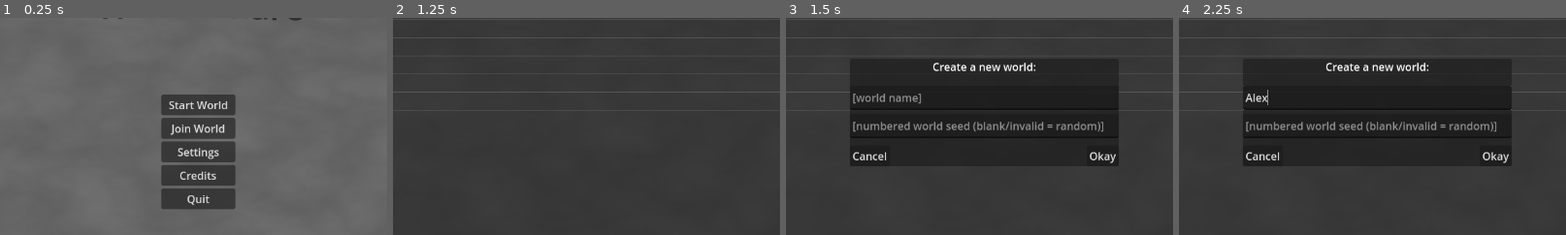
Above: before the commit, frames 1-4 (left to right).
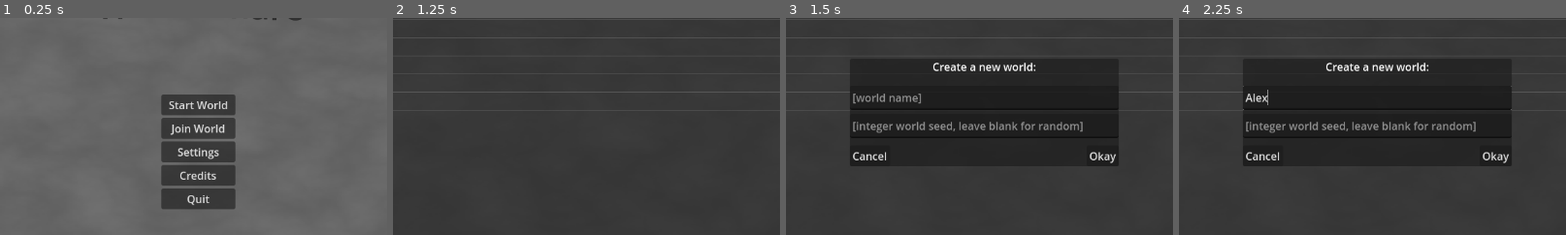
Above: after the commit, the same moments.

Repository: pixerhp/Hatchetflair
Game: Godot game, scene res://scenes/main_menu.tscn
Two runs of this game, one before a commit and one after it. Both use one fixed random seed, a clock stepped at 60 frames per second and the inputs below.
Inputs (mouse positions are % of the whole screen's width and height, from its top left):
- Up to frame 1 (0.25 s): no input
- Up to frame 2 (1.25 s): click "Start World" at 0.5 s
- Up to frame 3 (1.5 s): click "New World" at 1.25 s
- Up to frame 4 (2.25 s): click (50, 44) at 2.02 s; type "Alex" at 2.1 s
The pictures show only the part of the screen within x 24-74%, y 25-75%; the shares and areas given below are measured in that part.

Frames 1-2 are identical in both runs. In frame 3, 1.3% of the frame differs, in the area x 18-82%, y 47-54%; in frame 4, 1.3%.

Commit message:
General Progress
(I still need to do more stuff with the seed input in the worlds menu script.)

Diff:
--- a/project.godot
+++ b/project.godot
@@ -21,9 +21,14 @@
 
 [input]
 
-"Fullscreen Toggle"={
+"Toggle Fullscreen"={
 "deadzone": 0.5,
 "events": [Object(InputEventKey,"resource_local_to_scene":false,"resource_name":"","device":-1,"window_id":0,"alt_press …(182 unchanged characters)…
+]
+}
+Screenshot={
+"deadzone": 0.5,
+"events": [Object(InputEventKey,"resource_local_to_scene":false,"resource_name":"","device":-1,"window_id":0,"alt_pressed":false,"shift_pressed":false,"ctrl_pressed":false,"meta_pressed":false,"pressed":false,"keycode":0,"physical_keycode":4194343,"key_label":0,"unicode":0,"echo":false,"script":null)
 ]
 }
 
--- a/scenes/main_menu.tscn
+++ b/scenes/main_menu.tscn
@@ -234,7 +234,7 @@
 grow_vertical = 2
 placeholder_text = "[world name]"
 
-[node name="SeedInput" type="TextEdit" parent="Menus/WorldsScreen/NewWorldPopup"]
+[node name="WorldSeedInput" type="TextEdit" parent="Menus/WorldsScreen/NewWorldPopup"]
 layout_mode = 1
 anchors_preset = 14
 anchor_top = 0.5
@@ -244,7 +244,7 @@
 offset_bottom = 38.0
 grow_horizontal = 2
 grow_vertical = 2
-placeholder_text = "[numbered world seed (blank/invalid = random)]"
+placeholder_text = "[integer world seed, leave blank for random]"
 
 [node name="Okay" type="Button" parent="Menus/WorldsScreen/NewWorldPopup"]
 layout_mode = 1
@@ -306,7 +306,7 @@
 grow_vertical = 2
 placeholder_text = "[new world name]"
 
-[node name="SeedInput" type="TextEdit" parent="Menus/WorldsScreen/EditWorldPopup"]
+[node name="WorldSeedInput" type="TextEdit" parent="Menus/WorldsScreen/EditWorldPopup"]
 layout_mode = 1
 anchors_preset = 14
 anchor_top = 0.5
@@ -433,9 +433,6 @@
 custom_minimum_size = Vector2(500, 100)
 layout_mode = 2
 size_flags_vertical = 3
-item_count = 2
-item_0/text = "server a"
-item_1/text = "server b"
 
 [node name="ServerButtons" type="HBoxContainer" parent="Menus/JoinScreen/JoinScreenUI"]
 layout_mode = 2
@@ -459,7 +456,7 @@
 disabled = true
 text = "Join World"
 
-[node name="NewServerPopup" type="Panel" parent="Menus/JoinScreen"]
+[node name="AddServerPopup" type="Panel" parent="Menus/JoinScreen"]
 visible = false
 layout_mode = 1
 anchors_preset = 8
@@ -474,7 +471,7 @@
 grow_horizontal = 2
 grow_vertical = 2
 
-[node name="PopupTitleText" type="RichTextLabel" parent="Menus/JoinScreen/NewServerPopup"]
+[node name="PopupTitleText" type="RichTextLabel" parent="Menus/JoinScreen/AddServerPopup"]
 layout_mode = 1
 anchors_preset = 10
 anchor_right = 1.0
@@ -484,7 +481,7 @@
 text = "[center]New server:[/center]"
 fit_content = true
 
-[node name="ServerIPInput" type="TextEdit" parent="Menus/JoinScreen/NewServerPopup"]
+[node name="ServerIPInput" type="TextEdit" parent="Menus/JoinScreen/AddServerPopup"]
 layout_mode = 1
 anchors_preset = 14
 anchor_top = 0.5
@@ -496,7 +493,7 @@
 grow_vertical = 2
 placeholder_text = "[server ipv4 or ipv6 address]"
 
-[node name="ServerNicknameInput" type="TextEdit" parent="Menus/JoinScreen/NewServerPopup"]
+[node name="ServerNicknameInput" type="TextEdit" parent="Menus/JoinScreen/AddServerPopup"]
 layout_mode = 1
 anchors_preset = 14
 anchor_top = 0.5
@@ -508,7 +505,7 @@
 grow_vertical = 2
 placeholder_text = "[personal nickname for this server]"
 
-[node name="Okay" type="Button" parent="Menus/JoinScreen/NewServerPopup"]
+[node name="Okay" type="Button" parent="Menus/JoinScreen/AddServerPopup"]
 layout_mode = 1
 anchors_preset = 3
 anchor_left = 1.0
@@ -521,7 +518,7 @@
 grow_vertical = 0
 text = "Okay"
 
-[node name="Cancel" type="Button" parent="Menus/JoinScreen/NewServerPopup"]
+[node name="Cancel" type="Button" parent="Menus/JoinScreen/AddServerPopup"]
 layout_mode = 1
 anchors_preset = 2
 anchor_top = 1.0
@@ -837,6 +834,7 @@
 [connection signal="item_activated" from="Menus/WorldsScreen/WorldsScreenUI/SavedWorldsList" to="Menus/WorldsScreen" method="start_world"]
 [connection signal="item_selected" from="Menus/WorldsScreen/WorldsScreenUI/SavedWorldsList" to="Menus/WorldsScreen" method="_on_worlds_list_item_selected" unbinds=1]
 [connection signal="toggled" from="Menus/WorldsScreen/WorldsScreenUI/Toggles/AllowJoining" to="Menus/WorldsScreen" method="toggle_disabling_the_host_without_playing_toggle"]
+[connection signal="pressed" from="Menus/WorldsScreen/WorldsScreenUI/WorldButtons/NewWorld" to="Menus/WorldsScreen" method="open_new_world_popup"]
 [connection signal="pressed" from="Menus/WorldsScreen/WorldsScreenUI/WorldButtons/DeleteWorld" to="Menus/WorldsScreen" method="open_delete_world_popup"]
 [connection signal="pressed" from="Menus/WorldsScreen/WorldsScreenUI/WorldButtons/EditWorld" to="Menus/WorldsScreen" method="open_edit_world_popup"]
 [connection signal="pressed" from="Menus/WorldsScreen/WorldsScreenUI/WorldButtons/DuplicateWorld" to="Menus/WorldsScreen" method="_on_duplicate_world_pressed"]
@@ -844,6 +842,7 @@
 [connection signal="pressed" from="Menus/JoinScreen/JoinScreenUI/BackButton/Back" to="." method="open_menu" binds= ["TitleScreen"]]
 [connection signal="item_activated" from="Menus/JoinScreen/JoinScreenUI/SavedServersList" to="Menus/JoinScreen" method="join_server"]
 [connection signal="item_selected" from="Menus/JoinScreen/JoinScreenUI/SavedServersList" to="Menus/JoinScreen" method="_on_servers_list_item_selected" unbinds=1]
+[connection signal="pressed" from="Menus/JoinScreen/JoinScreenUI/ServerButtons/AddServer" to="Menus/JoinScreen" method="open_add_server_popup"]
 [connection signal="pressed" from="Menus/JoinScreen/JoinScreenUI/ServerButtons/JoinServer" to="Menus/JoinScreen" method="_on_join_button_pressed"]
 [connection signal="pressed" from="Menus/SettingsScreen/SettingsButtons/Back" to="." method="open_menu" binds= ["TitleScreen"]]
 [connection signal="pressed" from="Menus/CreditsScreen/Back" to="." method="open_menu" binds= ["TitleScreen"]]
--- a/scripts/menu_join.gd
+++ b/scripts/menu_join.gd
@@ -7,7 +7,14 @@
 
 # Called when the node enters the scene tree for the first time.
 func _ready():
-	pass # Replace with function body.
+	# Connect popups and their buttons to functions.
+	var add_server_popup = get_node("AddServerPopup")
+	add_server_popup.get_node("Okay").pressed.connect(self.confirm_add_server)
+	add_server_popup.get_node("Cancel").pressed.connect(add_server_popup.hide)
+
+	disable_server_selected_requiring_buttons()
+	hide_all_servers_menu_popups()
+	update_servers_list_text()
 
 
 # Attempts to join the selected server.
@@ -29,7 +36,7 @@
 	add_server_popup.get_node("ServerNicknameInput").clear()
 	add_server_popup.show()
 
-func confirm_new_server():
+func confirm_add_server():
 	var add_server_popup = get_node("AddServerPopup")
 	servers_ips.append(add_server_popup.get_node("ServerIPInput").text)
 	servers_nicknames.append(add_server_popup.get_node("ServerNicknameInput").text)
@@ -40,8 +47,8 @@
 # Update the text of the visible servers-list for the player.
 func update_servers_list_text():
 	servers_list_text.clear()
-	for server_name in servers_nicknames:
-		servers_list_text.add_item(server_name)
+	for nickname in servers_nicknames:
+		servers_list_text.add_item(nickname)
 
 
 func _on_servers_list_item_selected():
@@ -54,7 +61,7 @@
 	join_server_button.disabled = false
 
 func hide_all_servers_menu_popups():
-	get_node("NewServerPopup").hide()
+	get_node("AddServerPopup").hide()
 	get_node("EditServerPopup").hide()
 	get_node("RemoveServerPopup").hide()
 
--- a/scripts/menu_worlds.gd
+++ b/scripts/menu_worlds.gd
@@ -1,14 +1,13 @@
 extends Control
 
 @onready var worlds_list_text = get_node("WorldsScreenUI/SavedWorldsList")
-var worlds_list = ["test a", "test b", "test c", "test d", "test e", "test f", "test g", "test h"]
+var worlds_names = ["test a", "test b", "test c", "test d", "test e", "test f", "test g", "test h"]
+var worlds_seeds = [1, 2, 3, 4, 5, 6, 7, 8]
 
 
 # Called when the node enters the scene tree for the first time.
 func _ready():
 	# Connect popups and their buttons to functions.
-	var new_world_button = get_node("WorldsScreenUI/WorldButtons/NewWorld")
-	new_world_button.pressed.connect(self.open_new_world_popup)
 	var new_world_popup = get_node("NewWorldPopup")
 	new_world_popup.get_node("Okay").pressed.connect(self.confirm_new_world)
 	new_world_popup.get_node("Cancel").pressed.connect(new_world_popup.hide)
@@ -35,12 +34,13 @@
 	hide_all_worlds_menu_popups()
 	var new_world_popup = get_node("NewWorldPopup")
 	new_world_popup.get_node("WorldNameInput").clear()
-	new_world_popup.get_node("SeedInput").clear()
+	new_world_popup.get_node("WorldSeedInput").clear()
 	new_world_popup.show()
 
 func confirm_new_world():
 	var new_world_popup = get_node("NewWorldPopup")
-	worlds_list.append(new_world_popup.get_node("WorldNameInput").text)
+	worlds_names.append(new_world_popup.get_node("WorldNameInput").text)
+	worlds_seeds.append(new_world_popup.get_node("WorldSeedInput").text)
 	update_worlds_list_text()
 	new_world_popup.hide()
 
@@ -48,13 +48,14 @@
 	hide_all_worlds_menu_popups()
 	if not worlds_list_text.get_selected_items().is_empty(): # Don't do anything if no worlds are selected.
 		var delete_world_popup = get_node("DeleteWorldPopup")
-		delete_world_popup.get_node("PopupTitleText").text = "[center]Are you sure you want to delete \"" + worlds_list[worlds_list_text.get_selected_items()[0]] +"\"?\n(This action cannot be undone.)[/center]"
+		delete_world_popup.get_node("PopupTitleText").text = "[center]Are you sure you want to delete \"" + worlds_names[worlds_list_text.get_selected_items()[0]] +"\"?\n(This action cannot be undone.)[/center]"
 		delete_world_popup.show()
 
 func confirm_delete_world():
 	if not worlds_list_text.get_selected_items().is_empty(): # Crash prevention for if no world is selected.
 		var delete_world_popup = get_node("DeleteWorldPopup")
-		worlds_list.erase(worlds_list[worlds_list_text.get_selected_items()[0]])
+		worlds_names.remove_at(worlds_list_text.get_selected_items()[0])
+		worlds_seeds.remove_at(worlds_list_text.get_selected_items()[0])
 		delete_world_popup.hide()
 		update_worlds_list_text()
 		disable_world_selected_requiring_buttons()
@@ -63,21 +64,21 @@
 	hide_all_worlds_menu_popups()
 	if not worlds_list_text.get_selected_items().is_empty(): # Don't do anything if no worlds are selected.
 		var edit_world_popup = get_node("EditWorldPopup")
-		edit_world_popup.get_node("PopupTitleText").text = "[center]What will you rename world \"" + worlds_list[worlds_list_text.get_selected_items()[0]] +"\" to?[/center]"
-		edit_world_popup.get_node("WorldNameInput").text = worlds_list[worlds_list_text.get_selected_items()[0]]
+		edit_world_popup.get_node("PopupTitleText").text = "[center]What will you rename world \"" + worlds_names[worlds_list_text.get_selected_items()[0]] +"\" to?[/center]"
+		edit_world_popup.get_node("WorldNameInput").text = worlds_names[worlds_list_text.get_selected_items()[0]]
 		edit_world_popup.get_node("SeedInput").clear()
 		edit_world_popup.show()
 
 func confirm_edit_world():
 	if not worlds_list_text.get_selected_items().is_empty(): # Crash prevention for if no world is selected.
 		var edit_world_popup = get_node("EditWorldPopup")
-		worlds_list[worlds_list_text.get_selected_items()[0]] = edit_world_popup.get_node("WorldNameInput").text
+		worlds_names[worlds_list_text.get_selected_items()[0]] = edit_world_popup.get_node("WorldNameInput").text
 		update_worlds_list_text()
 		edit_world_popup.hide()
 
 func _on_duplicate_world_pressed():
 	if not worlds_list_text.get_selected_items().is_empty(): # Crash prevention for if no world is selected.
-		worlds_list.append("Copy of " + worlds_list[worlds_list_text.get_selected_items()[0]])
+		worlds_names.append("Copy of " + worlds_names[worlds_list_text.get_selected_items()[0]])
 		update_worlds_list_text()
 		disable_world_selected_requiring_buttons()
 
@@ -89,7 +90,7 @@
 # Update the text of the visible worlds-list for the player.
 func update_worlds_list_text():
 	worlds_list_text.clear()
-	for world in worlds_list:
+	for world in worlds_names:
 		worlds_list_text.add_item(world)
 
 
